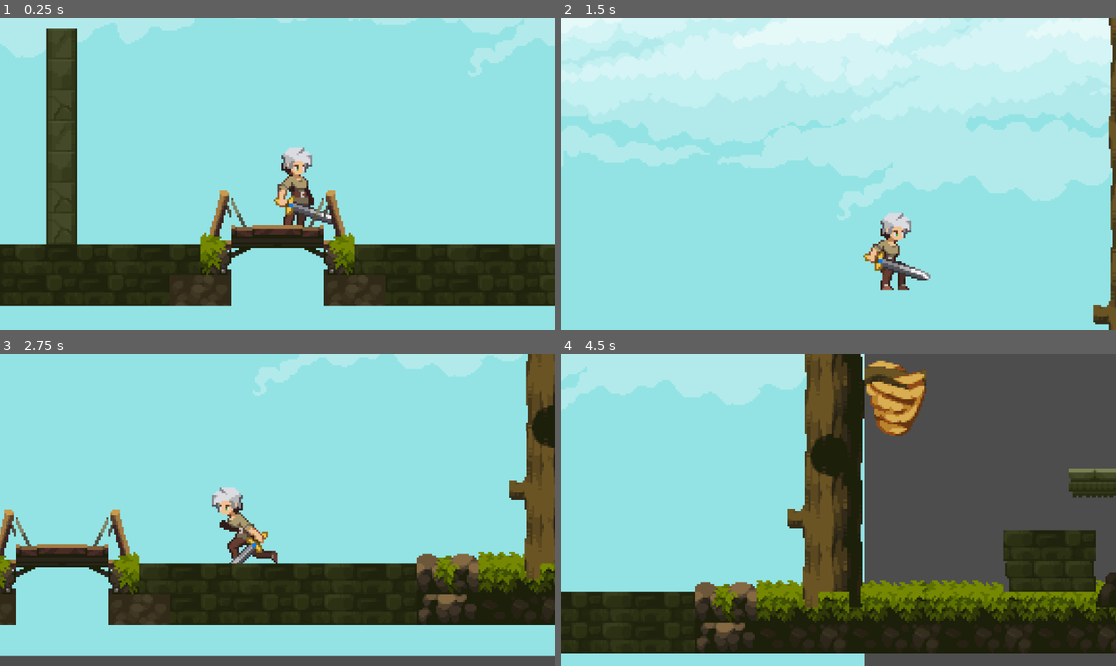
Above: before the commit, frames 1-4 (two rows, left to right).
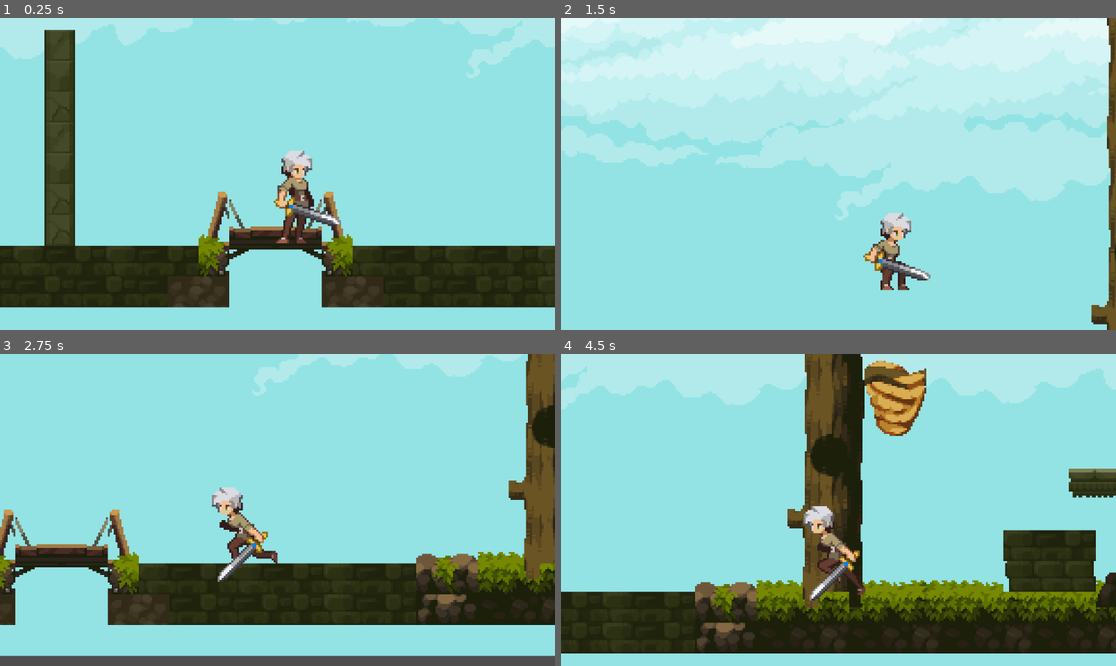
Above: after the commit, the same moments.

Repository: louisalder/Godot-Platformer
Game: Godot game, scene res://game.tscn
Two runs of this game, one before a commit and one after it. Both use one fixed random seed, a clock stepped at 60 frames per second and the inputs below.
Inputs:
- Up to frame 1 (0.25 s): no input
- Up to frame 2 (1.5 s): tap Enter (ui_accept) at 0.5, 0.77 s; hold Right (ui_right) from 0.53 s (still down)
- Up to frame 3 (2.75 s): tap Enter (ui_accept) at 1.52 s; release Right (ui_right) at 2.03 s; hold Left (ui_left) from 2.03 s (still down)
- Up to frame 4 (4.5 s): release Left (ui_left) at 2.78 s; hold Right (ui_right) 2.78-4.28 s; tap Enter (ui_accept) at 3.02, 3.77 s; hold Left (ui_left) from 4.28 s (still down)

The runs differ from the first frame. In frame 1, 4.6% of the frame differs, in the area x 0-100%, y 0-93%; in frame 2, 1.2%; in frame 3, 0.8%; in frame 4, 31%, in the area x 43-100%, y 0-100%.

Commit message:
Added new mob animations

Diff:
--- /dev/null
+++ b/Platformer/new-game-project/Boar.tscn
@@ -0,0 +1,7 @@
+[gd_scene format=3 uid="uid://ceqanblfn8e4i"]
+
+[node name="Boar" type="Node2D"]
+
+[node name="CharacterBody2D" type="CharacterBody2D" parent="."]
+
+[node name="CollisionShape2D" type="CollisionShape2D" parent="CharacterBody2D"]
--- a/Platformer/new-game-project/game.tscn
+++ b/Platformer/new-game-project/game.tscn
@@ -414,6 +414,8 @@
 physics_layer_0/collision_layer = 1
 sources/0 = SubResource("TileSetAtlasSource_pj2sd")
 
+[sub_resource type="TileSet" id="TileSet_wqefb"]
+
 [node name="Game" type="Node2D"]
 
 [node name="Background" type="Node2D" parent="."]
@@ -424,17 +426,13 @@
 region_enabled = true
 region_rect = Rect2(0, 0, 480, 272)
 
+[node name="Sprite2D" type="Sprite2D" parent="Background/Sprite2D"]
+position = Vector2(479, -1)
+texture = ExtResource("3_3fg3h")
+region_enabled = true
+region_rect = Rect2(0, 0, 480, 272)
+
 [node name="Parallax2D" type="Parallax2D" parent="Background"]
-
-[node name="Player" parent="." instance=ExtResource("1_mig4c")]
-position = Vector2(-22, 20)
-
-[node name="ParallaxBackground" type="ParallaxBackground" parent="Player"]
-
-[node name="Camera2D" type="Camera2D" parent="Player"]
-position = Vector2(2, -9)
-zoom = Vector2(4, 4)
-position_smoothing_enabled = true
 
 [node name="TileMapLayer" type="TileMapLayer" parent="."]
 rotation = -7.945e-05
@@ -444,3 +442,17 @@
 position = Vector2(-12, -0.0009534)
 tile_map_data = PackedByteArray("AAD//wIAAAAGAAgAAAD9/wIAAAAFAAcAAAABAAIAAAAJAAcAAAD6/wMAAAAKAAwAAAD7/wMAAAALAAwAAAD8/w …(2592 unchanged characters)…
 tile_set = SubResource("TileSet_d6o2t")
+
+[node name="Player" parent="." instance=ExtResource("1_mig4c")]
+position = Vector2(-21, 18)
+
+[node name="Camera2D" type="Camera2D" parent="Player"]
+position = Vector2(2, -9)
+zoom = Vector2(4, 4)
+position_smoothing_enabled = true
+
+[node name="ForestBackground" type="TileMapLayer" parent="."]
+
+[node name="TileMapLayer" type="TileMapLayer" parent="ForestBackground"]
+rotation = -7.945e-05
+tile_set = SubResource("TileSet_wqefb")
--- a/Platformer/new-game-project/player.gd
+++ b/Platformer/new-game-project/player.gd
@@ -28,6 +28,8 @@
 	if Input.is_action_just_pressed("ui_accept") and is_on_floor():
 		velocity.y = JUMP_VELOCITY
 
+
+
 	# Animation if statements
 	if is_on_floor():
 		if direction != 0:
@@ -39,5 +41,10 @@
 
 	_rotate_player()
 
+func _process(delta):
+	if Input.is_action_just_pressed("Attack") and is_on_floor() and not player.is_playing():
+		player.play("Attack")
+
+
 	# Move the character and resolve collisions
 	move_and_slide()
--- a/Platformer/new-game-project/project.godot
+++ b/Platformer/new-game-project/project.godot
@@ -15,6 +15,13 @@
 config/features=PackedStringArray("4.3", "GL Compatibility")
 config/icon="res://icon.svg"
 
+[input]
+
+Attack={
+"deadzone": 0.5,
+"events": []
+}
+
 [rendering]
 
 textures/canvas_textures/default_texture_filter=0
Not shown: 1 places in Platformer/new-game-project/game.tscn that only renumber resources
